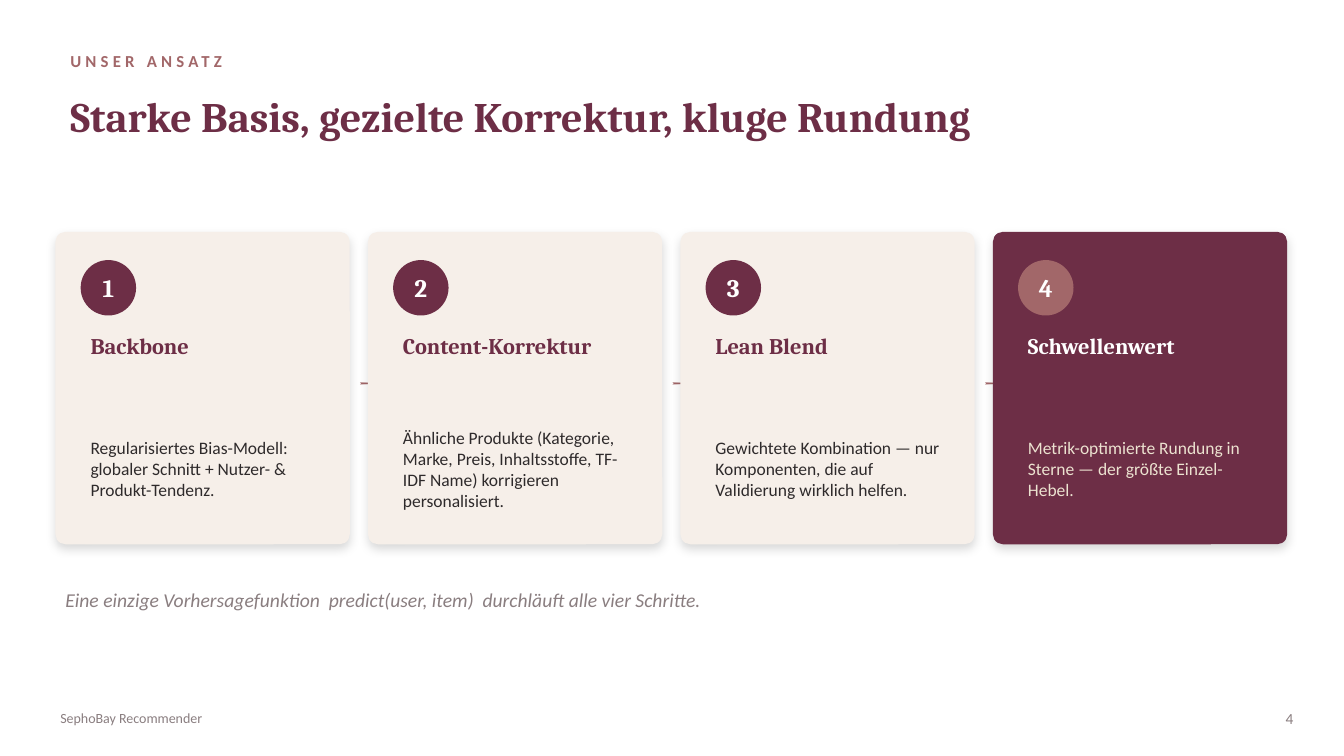
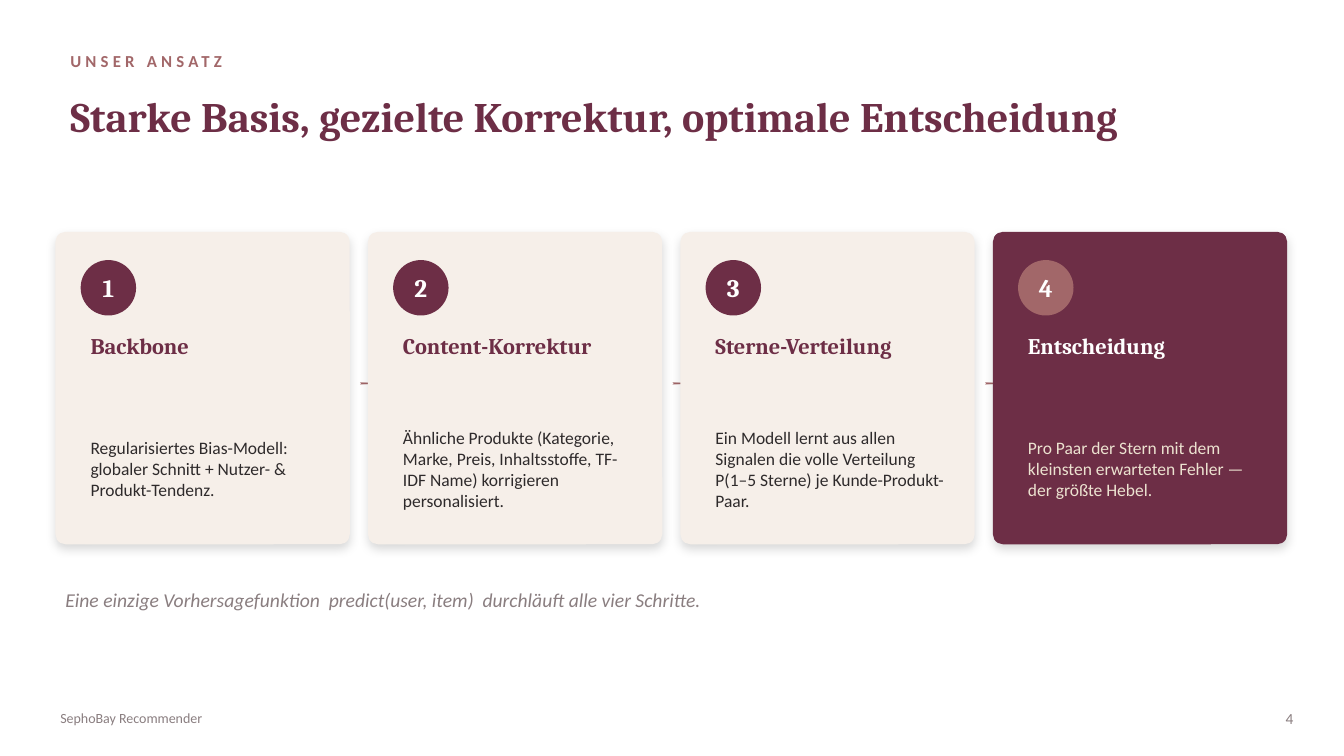
Before and after one commit to KaaraDev/sephobay, a slide deck: slide 4 of SephoBay_Praesentation.pptx. Drawn at 1344x756 pixels with LibreOffice and Linux fonts; fonts in the diff are those of the drawing. Boxes give left, top, right and bottom in pixels: in the first picture for what was removed or moved away, otherwise in the second. Text is boxed around its words. In the diff, an @@ line names an element or a change of style, - is before the commit and + after.

```diff
--- a/SephoBay_Praesentation.pptx
+++ b/SephoBay_Praesentation.pptx
@@ text at <box>70,103,1118,141</box>: text changed @@
-Starke Basis, gezielte Korrektur, kluge Rundung
+Starke Basis, gezielte Korrektur, optimale Entscheidung
@@ text at <box>715,338,891,359</box>: text changed @@
-Lean Blend
+Sterne-Verteilung
@@ text at <box>1028,338,1165,359</box>: text changed @@
-Schwellenwert
+Entscheidung
@@ text at <box>715,432,944,507</box>: text changed @@
-Gewichtete Kombination — nur Komponenten, die auf Validierung wirklich helfen.
+Ein Modell lernt aus allen Signalen die volle Verteilung P(1–5 Sterne) je Kunde-Produkt-Paar.
@@ text at <box>1028,442,1223,499</box>: text changed @@
-Metrik-optimierte Rundung in Sterne — der größte Einzel-Hebel.
+Pro Paar der Stern mit dem kleinsten erwarteten Fehler — der größte Hebel.
```
Also in this commit, not shown: 6 other slides changed, 10 other files.
